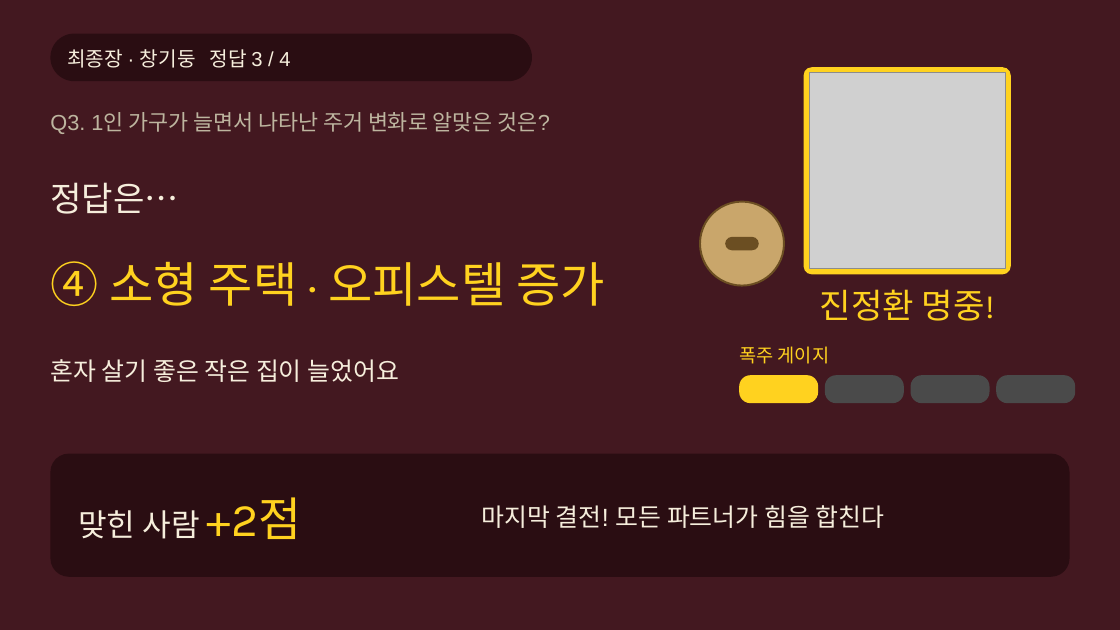
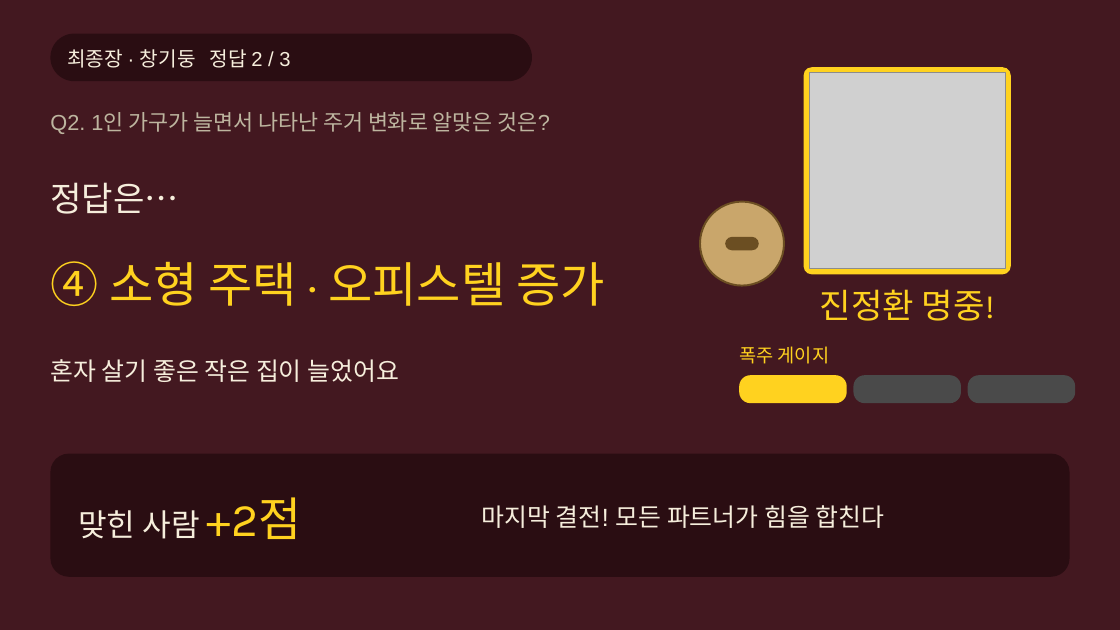
Before and after one commit to choivoo/-, a slide deck: slide 74 of 레전드_히스이_대모험_주거와도시.pptx (slide 102 before the commit). Drawn at 1120x630 pixels with LibreOffice and Linux fonts; fonts in the diff are those of the drawing; grey boxes stand for pictures. Boxes give left, top, right and bottom in pixels: in the first picture for what was removed or moved away, otherwise in the second. Text is boxed around its words. In the diff, an @@ line names an element or a change of style, - is before the commit and + after.

```diff
--- a/레전드_히스이_대모험_주거와도시.pptx
+++ b/레전드_히스이_대모험_주거와도시.pptx
@@ text at <box>67,49,290,68</box>: text changed @@
-최종장 · 창기둥 정답 3 / 4
+최종장 · 창기둥 정답 2 / 3
@@ text at <box>50,112,550,134</box>: text changed @@
-Q3. 1인 가구가 늘면서 나타난 주거 변화로 알맞은 것은?
+Q2. 1인 가구가 늘면서 나타난 주거 변화로 알맞은 것은?
@@ rounded rectangle: place and size @@
-rounded rectangle at <box>739,375,818,403</box>
+rounded rectangle at <box>739,375,847,403</box>
@@ rounded rectangle: place and size @@
-rounded rectangle at <box>825,375,904,403</box>
+rounded rectangle at <box>853,375,961,403</box>
@@ rounded rectangle: place and size @@
-rounded rectangle at <box>911,375,990,403</box>
+rounded rectangle at <box>968,375,1075,403</box>
@@ rounded rectangle removed at <box>996,375,1075,403</box> @@
```
Also in this commit, not shown: 46 other slides changed, 29 slides removed.
